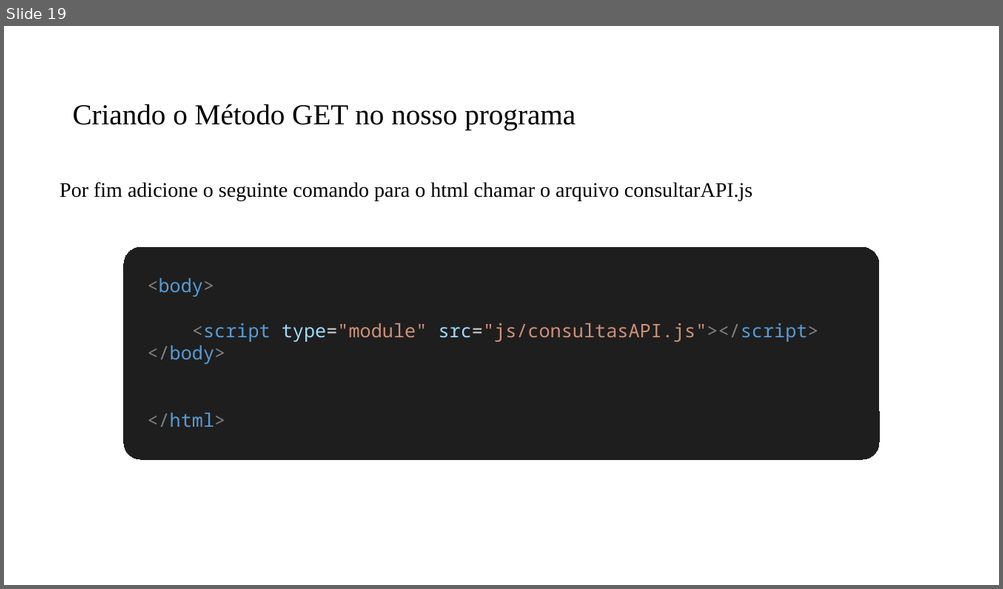
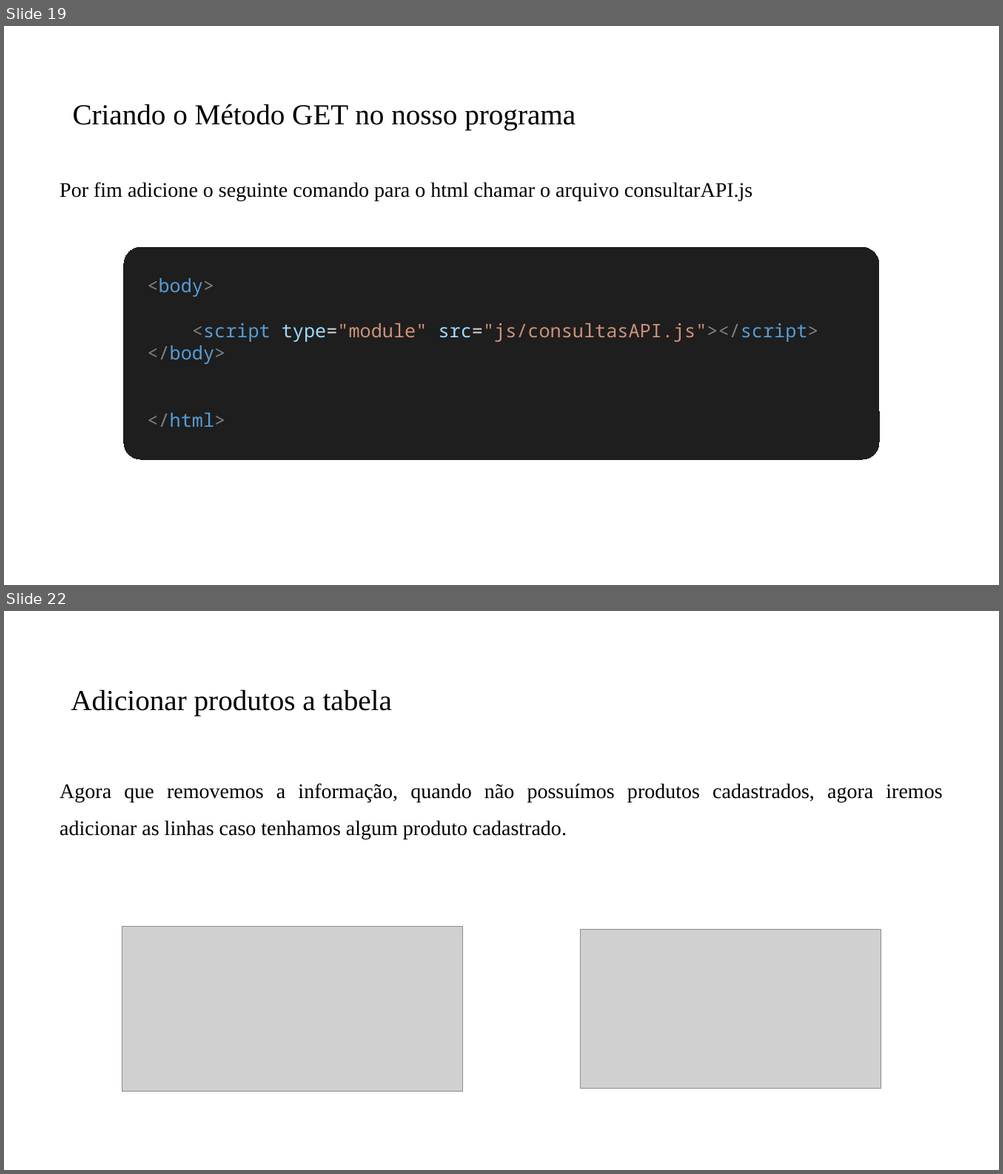
Before and after one commit to PedroMiho/UMC, a slide deck: SI/Programação para Internet/Módulo 2 - JavaScript/Aula03 - Implementado o CRUD/Implementando CRUD.pptx. Shown one above the other, each under a label of ours: slide 19 before the commit, slides 19 and 22 after it; the slides between them are not shown. The pictures are 1003x589 and 1003x1174 pixels, drawn with LibreOffice and Linux fonts; fonts in the diff are those of the drawing; grey boxes stand for pictures; background and template pictures are left out. Boxes give left, top, right and bottom in pixels: in the first picture for what was removed or moved away, otherwise in the second. Text is boxed around its words. In the diff, an @@ line names an element or a change of style, - is before the commit and + after.

```diff
--- a/SI/Programação para Internet/Módulo 2 - JavaScript/Aula03 - Implementado o CRUD/Implementando CRUD.pptx
+++ b/SI/Programação para Internet/Módulo 2 - JavaScript/Aula03 - Implementado o CRUD/Implementando CRUD.pptx
@@ slide 22 added at [4, 611, 999, 1170], background #FFFFFF @@
@@ title added at [71, 689, 392, 716], 28 pt, text #000000 @@
+Adicionar produtos a tabela
@@ text added at [60, 783, 942, 840], 20 pt, text #000000 @@
+Agora que removemos a informação, quando não possuímos produtos cadastrados, agora iremos adicionar as linhas caso tenhamos algum produto cadastrado.
@@ picture added at [122, 926, 462, 1091] @@
@@ picture added at [580, 930, 882, 1088] @@
```
Also in this commit, not shown: 7 other slides added, 9 slides removed, 4 other files.
